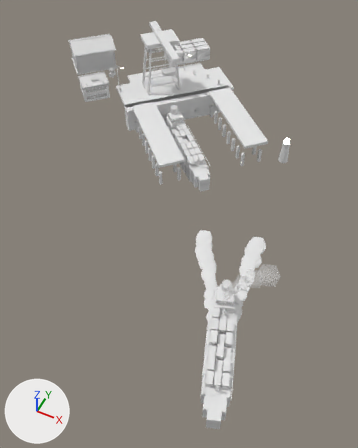
Before and after pictures for a commit that changed the FBX model Assets/Art/KayseriIsland/Models/Gold/Phase2/Port_P2.fbx.
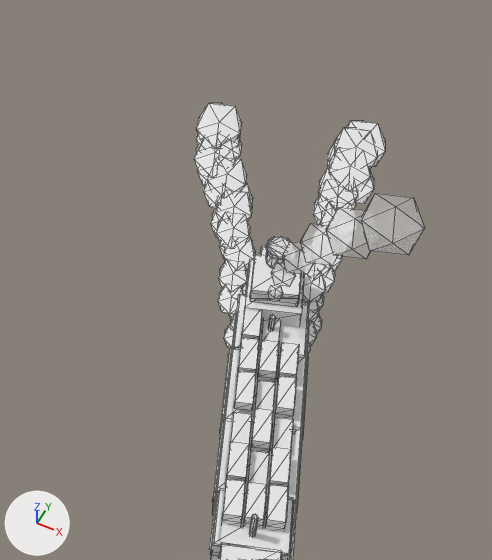
The first picture shows the older version from a 50 mm lens placed at (304.2, -119.1, 129.6), pointed at (248.1, -7.0, -10.6). The close-ups show the older and then the newer version on the part from 34% to 85% of the width and 43% to 89% of the height of that picture. Only the edits that show in the close-ups are written down. The lights are fixed; the arrows at lower left show +X, +Y and +Z. The close-ups show mesh edges as thin lines. Where no turn or scale is listed for an object, it has been applied to the vertices. Vertices at exactly the same position are counted once.

Script lines for the objects in view, before the commit:
```python
me_port_shipout_001 = bpy.data.meshes.new('Port.ShipOut.001')
me_port_shipout_001.from_pydata(...)  # 528 vertices, 816 faces; spans x -9.4..9.0, y -20.7..21.6, z -3.7..9.6
me_port_shipout_001.materials.append(mat_teal)  # white #e7e7e7
me_port_shipout_001.materials.append(mat_steel_dk)  # white #e7e7e7
me_port_shipout_001.materials.append(mat_offwhite)  # white #e7e7e7
me_port_shipout_001.materials.append(mat_white)  # white #e7e7e7
me_port_shipout_001.materials.append(mat_glass)  # white #e7e7e7
me_port_shipout_001.materials.append(mat_red)  # white #e7e7e7
me_port_shipout_001.materials.append(mat_steel_lt)  # white #e7e7e7
me_port_shipout_001.materials.append(mat_blue)  # white #e7e7e7
me_port_shipout_001.materials.append(mat_orange)  # white #e7e7e7
me_port_shipout_001.materials.append(mat_green_ind)  # white #e7e7e7
me_port_shipout_001.materials.append(mat_yellow_lt)  # white #e7e7e7
me_port_shipsmoke_001 = bpy.data.meshes.new('Port.ShipSmoke.001')
me_port_shipsmoke_001.from_pydata(...)  # 72 vertices, 120 faces; spans x -1.0..13.3, y -0.8..7.1, z -0.8..16.9
me_port_shipsmoke_001.materials.append(mat_smoke)  # white #e7e7e7
me_port_wake_001 = bpy.data.meshes.new('Port.Wake.001')
me_port_wake_001.from_pydata(...)  # 576 vertices, 960 faces; spans x -24.8..1.7, y 2.3..46.2, z -1.0..0.9
me_port_wake_001.materials.append(mat_foam)  # white #e7e7e7
ob_port_shipout = bpy.data.objects.new('Port.ShipOut', me_port_shipout_001)
ob_port_shipout.location = (284.0, -52.0, -2.8)
ob_port_shipsmoke = bpy.data.objects.new('Port.ShipSmoke', me_port_shipsmoke_001)
ob_port_shipsmoke.location = (280.3, -41.2, 5.8)
ob_port_wake = bpy.data.objects.new('Port.Wake', me_port_wake_001)
ob_port_wake.location = (284.0, -52.0, -2.8)
```
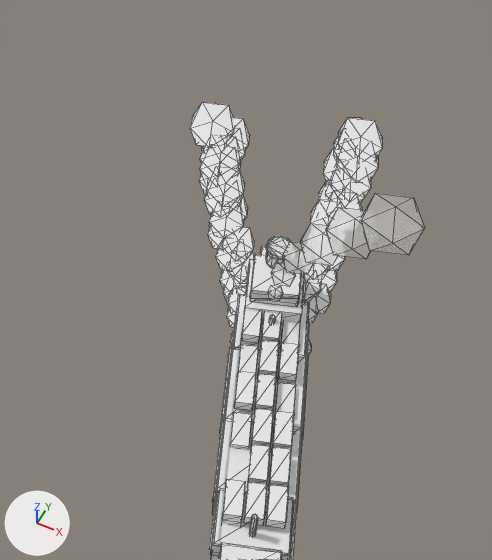
Pixel boxes [x1, y1, x2, y2] of what changed, in the close-ups (492 x 560 px; the box of a moved part takes in the faces that stretch with it):
'Port.Wake', reshaped
    before: [194, 103, 385, 355]
    after: [190, 102, 382, 356]
part 1 of me_port_wake_001, moved or reshaped (mostly hidden afterwards)
    before: [224, 323, 234, 348]
    after: [230, 331, 234, 344]
part 2 of me_port_wake_001, moved or reshaped (not visible afterwards)
    before: [307, 321, 316, 347]
part 3 of me_port_wake_001, moved or reshaped (not visible afterwards)
    before: [308, 315, 322, 336]
part 4 of me_port_wake_001, moved or reshaped (mostly hidden)
    before: [229, 310, 237, 320]
    after: [227, 307, 235, 328]
part 5 of me_port_wake_001, moved or reshaped
    before: [218, 285, 244, 314]
    after: [227, 286, 246, 314]
part 6 of me_port_wake_001, moved or reshaped (mostly hidden before)
    before: [316, 295, 324, 311]
    after: [311, 283, 331, 314]
part 7 of me_port_wake_001, moved or reshaped (mostly hidden before)
    before: [242, 284, 246, 294]
    after: [223, 283, 246, 302]
part 8 of me_port_wake_001, moved or reshaped
    before: [303, 271, 325, 302]
    after: [303, 274, 319, 295]
part 9 of me_port_wake_001, moved or reshaped (not visible before)
    after: [227, 252, 254, 283]
part 10 of me_port_wake_001, moved or reshaped
    before: [224, 238, 255, 270]
    after: [216, 240, 242, 272]
part 11 of me_port_wake_001, moved or reshaped
    before: [194, 103, 385, 272]
    after: [190, 102, 382, 271]
part 12 of me_port_shipout_001, moved or reshaped
    before: [227, 441, 249, 481]
    after: [248, 444, 270, 484]
part 13 of me_port_shipout_001, moved or reshaped
    before: [275, 376, 297, 415]
    after: [272, 411, 294, 449]
part 14 of me_port_shipout_001, moved or reshaped
    before: [238, 338, 259, 373]
    after: [255, 373, 276, 410]
part 15 of me_port_shipout_001, added
    after: [261, 312, 281, 342]
part 16 of me_port_shipout_001, added
    after: [280, 321, 300, 349]
part 17 of me_port_shipout_001, deleted
    before: [244, 412, 286, 531]

The change in detail:
me_port_wake_001 is used by ob_port_wake; location (284.0, -52.0, -2.8).
me_port_wake_001 had 576 vertices, 960 faces and spanned x -24.8..1.7, y 2.3..46.2, z -1.0..0.9.
me_port_wake_001 now has 576 vertices, 960 faces and spans x -25.6..2.0, y 2.2..46.1, z -0.8..1.0.
me_port_wake_001 part 1: the loose piece of 12 vertices spanning x -8.4..-5.7, y 6.9..10.5, z -0.1..0.6 is moved by (0.7, 0.2, -0.5).
me_port_wake_001 part 2: the loose piece of 12 vertices spanning x -1.7..1.2, y 10.9..14.6, z -0.4..0.3 is moved by (-1.5, -0.5, -0.2).
me_port_wake_001 part 3: the loose piece of 12 vertices spanning x -1.9..1.2, y 12.4..16.4, z -0.6..0.1 is moved by (-1.4, -0.5, 0.5).
me_port_wake_001 part 4: the loose piece of 12 vertices spanning x -9.2..-6.1, y 9.9..13.9, z -0.2..0.6 is moved by (-0.3, -0.1, -0.4).
me_port_wake_001 part 5: the loose piece of 12 vertices spanning x -11.2..-7.9, y 10.9..15.1, z -0.1..0.7 is moved by (1.0, 0.4, -0.2).
me_port_wake_001 part 6: the loose piece of 12 vertices spanning x -3.2..0.3, y 15.2..19.7, z -0.7..0.1 is moved by (0.7, 0.2, 0.4).
me_port_wake_001 part 7: the loose piece of 12 vertices spanning x -11.0..-7.5, y 12.6..17.0, z -0.6..0.2 is moved by (-0.3, -0.1, 0.0).
me_port_wake_001 part 8: the loose piece of 12 vertices spanning x -3.8..-0.2, y 16.7..21.3, z -0.3..0.6 is moved by (-0.6, -0.2, 0.0).
me_port_wake_001 part 9: the loose piece of 12 vertices spanning x -12.6..-8.7, y 15.3..20.2, z -0.7..0.2 is moved by (0.3, 0.1, 0.1).
me_port_wake_001 part 10: the loose piece of 12 vertices spanning x -13.3..-9.3, y 16.7..21.8, z -0.2..0.8 is moved by (-0.9, -0.3, -0.4).
me_port_wake_001 part 11: 288 of 576 vertices moved; they spanned x -24.8..0.0, y 18.0..46.2, z -1.0..0.9 and now span x -25.6..0.3, y 18.1..46.1, z -0.8..1.0; mean shift (-0.1, 0.0, 0.1); largest move (-6.0, 32.5, 0.1) -> (-4.6, 32.9, 0.4).
Other edits to the shape of me_port_wake_001 do not show in these pictures.
me_port_shipout_001 is used by ob_port_shipout; location (284.0, -52.0, -2.8).
me_port_shipout_001 had 528 vertices, 816 faces and spanned x -9.4..9.0, y -20.7..21.6, z -3.7..9.6.
me_port_shipout_001 now has 520 vertices, 804 faces and spans x -9.4..9.0, y -20.7..21.6, z -3.7..9.6.
me_port_shipout_001 part 12: the loose piece of 8 vertices spanning x -1.6..1.5, y -8.8..-4.7, z 2.9..4.3 is moved by (2.1, 0.7, 0.0), in mat_orange (white #e7e7e7).
me_port_shipout_001 part 13: the loose piece of 8 vertices spanning x -0.1..3.0, y 0.5..4.7, z 2.9..4.3 is moved by (1.3, -4.0, 0.0), in mat_yellow_lt (white #e7e7e7).
me_port_shipout_001 part 14: the loose piece of 8 vertices spanning x -5.6..-2.5, y 3.0..7.2, z 2.9..4.3 is moved by (3.4, -3.3, 0.0).
me_port_shipout_001 part 15: the loose piece of 8 vertices spanning x -4.8..-1.8, y 7.7..11.9, z 1.4..2.9 is copied, and the copy is moved by (0.0, 0.0, 1.4), in mat_red (white #e7e7e7); it spans x -4.8..-1.8, y 7.7..11.9, z 2.9..4.3.
me_port_shipout_001 part 16: the loose piece of 8 vertices spanning x -4.8..-1.8, y 7.7..11.9, z 1.4..2.9 is copied, and the copy is moved by (2.1, 0.7, 0.0), in mat_red (white #e7e7e7); it spans x -2.8..0.3, y 8.4..12.6, z 1.4..2.9.
me_port_shipout_001 part 17: 24 vertices removed from x -0.8..7.0, y -12.1..0.0, z 1.4..2.9.
